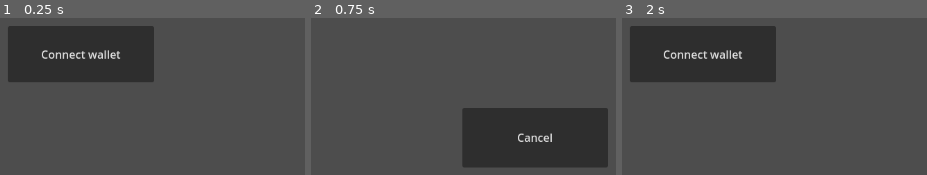
Above: before the commit, frames 1-3 (left to right).
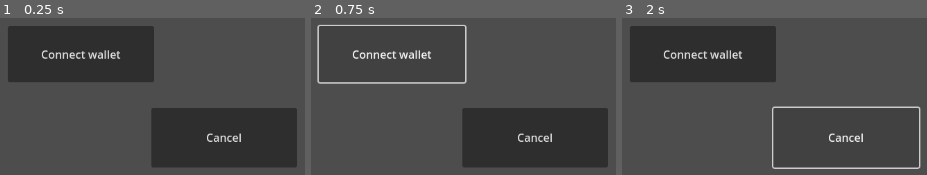
Above: after the commit, the same moments.

Repository: denishacquin/unframe-godot
Game: Godot game, scene res://main.tscn
The game is run twice, just before and just after one commit, with the same random seed, the same clock (stepped at 60 frames per second) and the same inputs.
Inputs:
- Up to frame 1 (0.25 s): no input
- Up to frame 2 (0.75 s): click "Connect wallet" at 0.5 s
- Up to frame 3 (2 s): click "Cancel" at 1.25 s

The runs differ from the first frame. In frame 1, 18% of the frame differs, in the area x 49-98%, y 57-95%; in frame 2, 2.1%; in frame 3, 2.0%.
Error before the commit: Invalid access to property or key 'handshake' on a base object of type 'Nil'. (res://connect.gd:43)
Error after the commit: Parse Error: Function "load_jwt()" not found in base self. (res://connect.gd:19)

Commit message:
programmatic requests

Diff:
--- a/connect.gd
+++ b/connect.gd
@@ -1,22 +1,22 @@
 extends Node2D
 
-@onready var handshake_request: HTTPRequest = $HandshakeRequest
-@onready var polling_request: HTTPRequest = $PollingRequest
 @onready var label: Label = $Label
 @onready var connect_button: Button = $ConnectButton
 @onready var cancel_button: Button = $CancelButton
-
 
 const API_URL = "http://localhost:3000/api";
 const AUTH_URL = "http://localhost:3000/auth";
 
 var handshake: String = "";
 var poll_timer: Timer;
+var polling_request;
+var handshake_request;
 
 func _ready() -> void:
 	$ConnectButton.connect("pressed", _on_connect_pressed)
 	$CancelButton.connect("pressed", _on_cancel_pressed)
 	$CancelButton.hide()
+	print("jwt??", load_jwt())
 
 func _on_connect_pressed() -> void:
 	init_handshake();
@@ -33,8 +33,10 @@
 	$Label.text = ""
 
 func init_handshake():
-	$HandshakeRequest.request_completed.connect(_on_handshake_completed)
-	$HandshakeRequest.request(API_URL + "/handshake")
+	handshake_request = HTTPRequest.new();
+	add_child(handshake_request);
+	handshake_request.request_completed.connect(_on_handshake_completed)
+	handshake_request.request(API_URL + "/handshake")
 	$ConnectButton.hide()
 	$CancelButton.show()
 
@@ -58,13 +60,15 @@
 func start_polling():
 	print("polling...")
 	$Label.text = "Waiting for auth..."
-	$PollingRequest.request_completed.connect(_on_poll_completed)
+	polling_request = HTTPRequest.new();
+	add_child(polling_request);
+	polling_request.request_completed.connect(_on_poll_completed)
 	init_poll_timer()
 	poll_timer.start()
 
 func poll():
 	print("poll")
-	$PollingRequest.request(API_URL + "/poll?handshake=" + handshake)
+	polling_request.request(API_URL + "/poll?handshake=" + handshake)
 
 func _on_poll_completed(result, response_code, headers, body):
 	print("polled")
